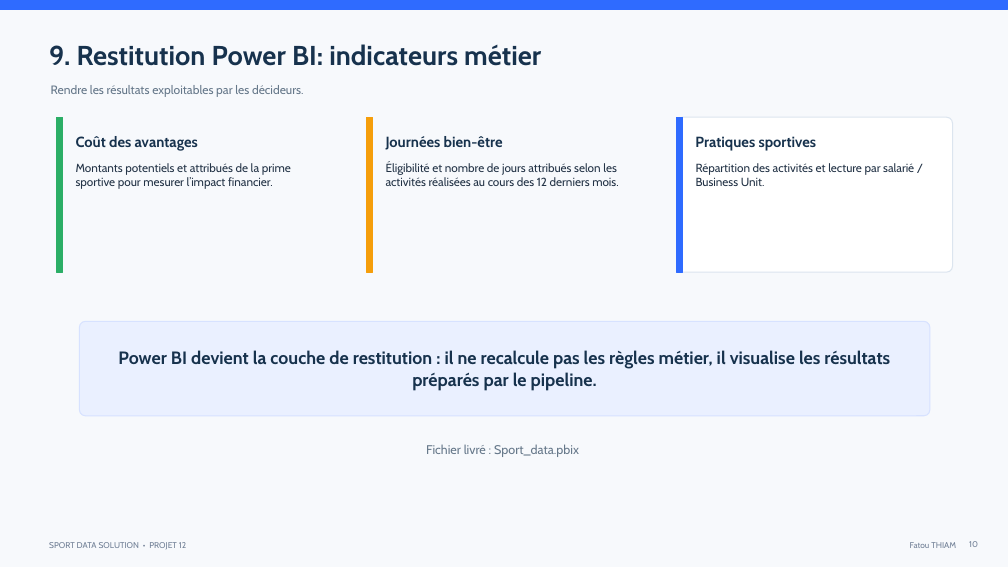
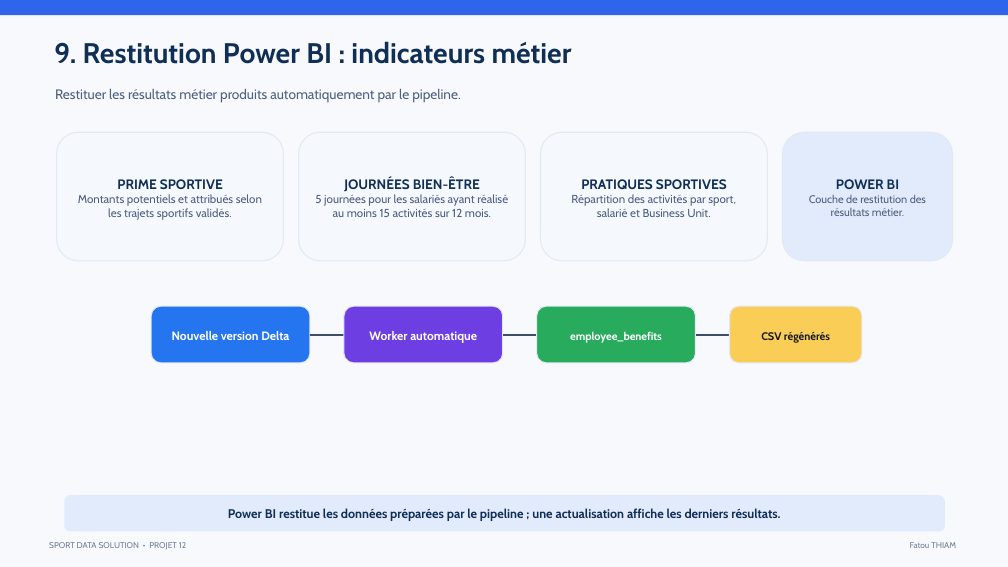
Before and after one commit to Fatima012020/Creez_et_automatisez_une_architecture_de_donnees_THIAM_Fatou, a slide deck: slide 10 of Support_Soutenance_P12_Sport_Data_Solution_Fatou_THIAM.pptx. Drawn at 1008x567 pixels with LibreOffice and Linux fonts; fonts in the diff are those of the drawing. Boxes give left, top, right and bottom in pixels: in the first picture for what was removed or moved away, otherwise in the second. Text is boxed around its words. In the diff, an @@ line names an element or a change of style, - is before the commit and + after.

```diff
--- a/Support_Soutenance_P12_Sport_Data_Solution_Fatou_THIAM.pptx
+++ b/Support_Soutenance_P12_Sport_Data_Solution_Fatou_THIAM.pptx
@@ rectangle added at (x1=0, y1=0, x2=1008, y2=15), fill #2E65EB @@
@@ text "9. Restitution Power BI : ..." at (x1=54, y1=41, x2=572, y2=64): vertical alignment middle to top @@
@@ text at (x1=54, y1=41, x2=572, y2=64): text changed; size 26 to 27 pt; text colour #17324D to #102F56 @@
-9. Restitution Power BI: indicateurs métier
+9. Restitution Power BI : indicateurs métier
@@ text "Restituer les résultats métier produits ..." at (x1=55, y1=88, x2=461, y2=103): vertical alignment middle to top @@
@@ text at (x1=55, y1=88, x2=461, y2=103): text changed; size 11.5 to 13 pt; text colour #66788A to #4E6080 @@
-Rendre les résultats exploitables par les décideurs.
+Restituer les résultats métier produits automatiquement par le pipeline.
@@ rectangle removed at (x1=57, y1=117, x2=63, y2=272) @@
@@ rectangle removed at (x1=367, y1=117, x2=373, y2=272) @@
@@ rounded rectangle removed at (x1=677, y1=117, x2=953, y2=272) @@
@@ rectangle removed at (x1=677, y1=117, x2=683, y2=272) @@
@@ rounded rectangle "PRIME SPORTIVE" resized from (x1=76, y1=163, x2=291, y2=189) to (x1=57, y1=132, x2=284, y2=261) @@
@@ rounded rectangle "PRIME SPORTIVE" at (x1=57, y1=132, x2=284, y2=261): vertical alignment top to middle; fill none to #F5F8FD; outline none to #E3E9F4 1 pt @@
@@ text removed at (x1=76, y1=136, x2=198, y2=151) @@
-Coût des avantages
@@ rounded rectangle added at (x1=299, y1=132, x2=526, y2=261), fill #F5F8FD, outline #E3E9F4 1 pt, 11 pt, text #4E6080 @@
+JOURNÉES BIEN-ÊTRE
+5 journées pour les salariés ayant réalisé au moins 15 activités sur 12 mois.
@@ text removed at (x1=386, y1=136, x2=503, y2=150) @@
-Journées bien-être
@@ rounded rectangle added at (x1=541, y1=132, x2=768, y2=261), fill #F5F8FD, outline #E3E9F4 1 pt, 11 pt, text #4E6080 @@
+PRATIQUES SPORTIVES
+Répartition des activités par sport, salarié et Business Unit.
@@ text removed at (x1=695, y1=136, x2=817, y2=151) @@
-Pratiques sportives
@@ rounded rectangle added at (x1=783, y1=132, x2=953, y2=261), fill #E2EBFC, outline #E3E9F4 1 pt, 10.5 pt, text #4E6080 @@
+POWER BI
+Couche de restitution des résultats métier.
@@ text in rounded rectangle at (x1=78, y1=179, x2=262, y2=220): text changed; size 11.2 to 11 pt; text colour #243447 to #4E6080 @@
-Montants potentiels et attribués de la prime sportive pour mesurer l’impact financier.
+PRIME SPORTIVE
+Montants potentiels et attribués selon les trajets sportifs validés.
@@ text removed at (x1=386, y1=162, x2=618, y2=186) @@
-Éligibilité et nombre de jours attribués selon les activités réalisées au cours des 12 derniers mois.
@@ text removed at (x1=696, y1=163, x2=914, y2=186) @@
-Répartition des activités et lecture par salarié / Business Unit.
@@ rounded rectangle removed at (x1=79, y1=321, x2=930, y2=416) @@
@@ rounded rectangle added at (x1=151, y1=306, x2=310, y2=363), fill #2575F0, outline #E3E9F4 1 pt, 11.5 pt, text #FFFFFF, bold @@
+Nouvelle version Delta
@@ rounded rectangle added at (x1=344, y1=306, x2=503, y2=363), fill #6D3FE2, outline #E3E9F4 1 pt, 11.5 pt, text #FFFFFF, bold @@
+Worker automatique
@@ rounded rectangle added at (x1=537, y1=306, x2=696, y2=363), fill #29AB5E, outline #E3E9F4 1 pt, 10.5 pt, text #FFFFFF, bold @@
+employee_benefits
@@ rounded rectangle added at (x1=730, y1=306, x2=862, y2=363), fill #FACD57, outline #E3E9F4 1 pt, 10.5 pt, text #14181F, bold @@
+CSV régénérés
@@ text removed at (x1=118, y1=350, x2=890, y2=391) @@
-Power BI devient la couche de restitution : il ne recalcule pas les règles métier, il visualise les résultats préparés par le pipeline.
@@ line added from (310, 335) to (344, 335), #3C4E6C 1.5 pt @@
@@ line added from (503, 335) to (537, 335), #3C4E6C 1.5 pt @@
@@ line added from (696, 335) to (730, 335), #3C4E6C 1.5 pt @@
@@ text removed at (x1=426, y1=444, x2=579, y2=457) @@
-Fichier livré : Sport_data.pbix
@@ rounded rectangle added at (x1=64, y1=495, x2=945, y2=532), fill #E2EBFC, 12 pt, text #102F56, bold @@
+Power BI restitue les données préparées par le pipeline ; une actualisation affiche les derniers résultats.
@@ page number removed at (x1=969, y1=541, x2=978, y2=547) @@
-10
```
Also in this commit, not shown: 11 other slides changed, 1 slide added, 1 slide removed, 13 other files.
